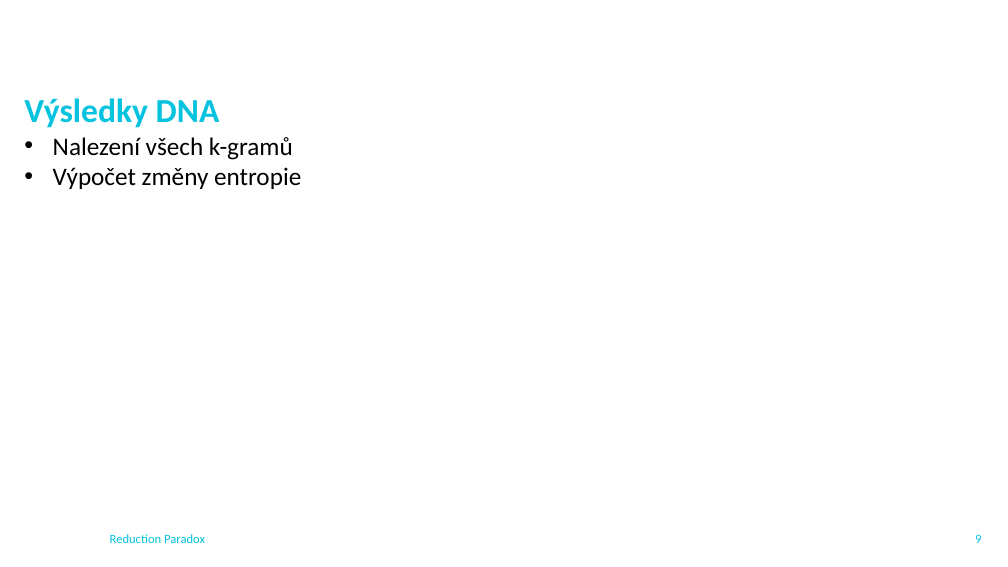
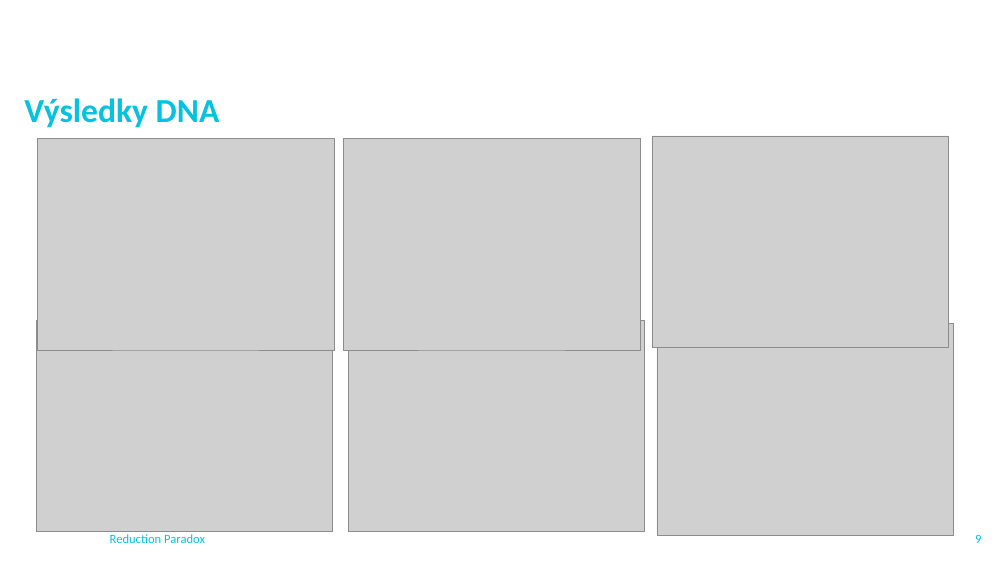
Before and after one commit to pro0255/AKS, a slide deck: slide 10 of project_presentation/pro0255.pptx. Drawn at 1008x567 pixels with LibreOffice and Linux fonts; fonts in the diff are those of the drawing; grey boxes stand for pictures; background and template pictures are left out. Boxes give left, top, right and bottom in pixels: in the first picture for what was removed or moved away, otherwise in the second. Text is boxed around its words. In the diff, an @@ line names an element or a change of style, - is before the commit and + after.

```diff
--- a/project_presentation/pro0255.pptx
+++ b/project_presentation/pro0255.pptx
@@ picture added at <box>38,138,334,350</box> @@
@@ text at <box>53,137,301,189</box>: paragraphs removed @@
-• Nalezení všech k-gramů
-• Výpočet změny entropie
@@ picture added at <box>344,138,640,350</box> @@
@@ picture added at <box>652,136,948,348</box> @@
@@ picture added at <box>36,321,333,532</box> @@
@@ picture added at <box>349,321,645,532</box> @@
@@ picture added at <box>657,324,954,535</box> @@
```
Also in this commit, not shown: 11 other slides changed, 1 slide added, 1 slide removed, 13 other files.
